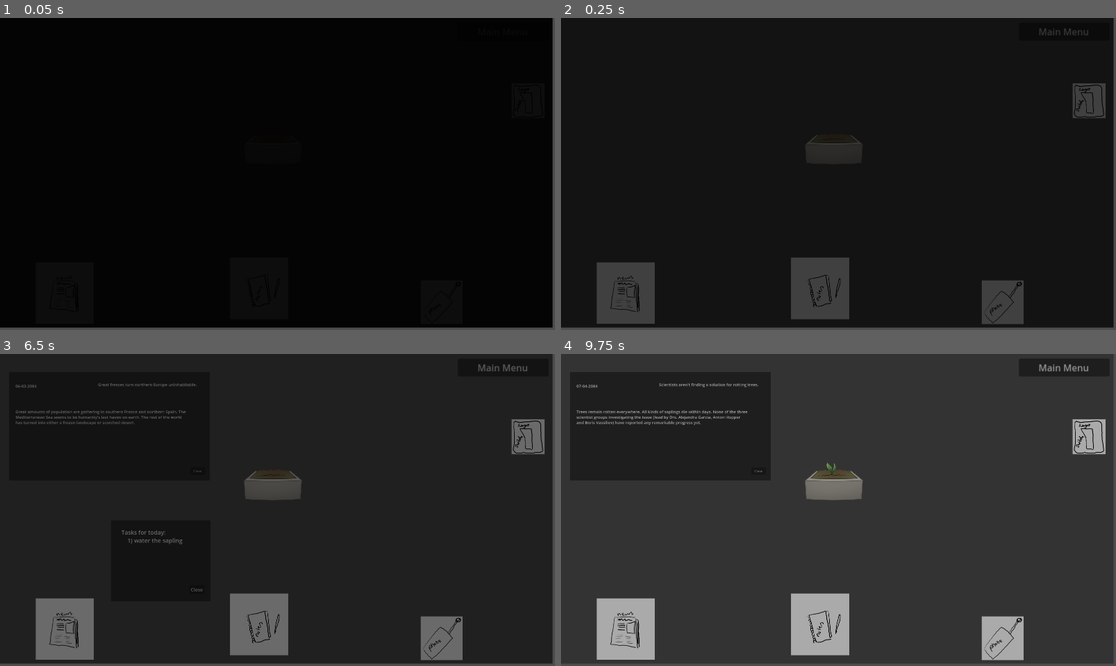
Above: before the commit, frames 1-4 (two rows, left to right).
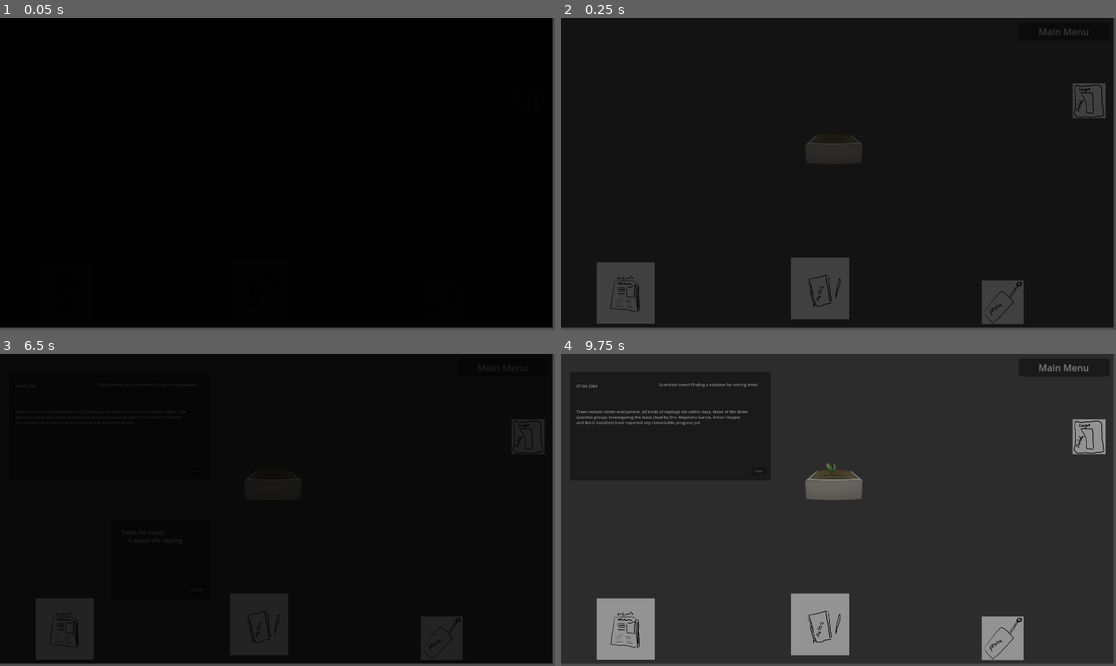
Above: after the commit, the same moments.

Repository: gringames/fem-devs-jam-24
Game: Godot game, scene res://Game/game.tscn
The game is run twice, just before and just after one commit, with the same random seed, the same clock (stepped at 60 frames per second) and the same inputs.
Inputs (mouse positions are in pixels of both pictures, inside the frame that each line leads up to):
- Up to frame 1 (0.05 s): no input
- Up to frame 2 (0.25 s): no input
- Up to frame 3 (6.5 s): click (527, 438) at 0.5 s; click (527, 438) at 1.25 s; click (527, 438) at 2 s; move the mouse to (271, 456) at 2.77 s; click (271, 456) at 2.85 s; move the mouse to (444, 637) at 3.52 s; click (444, 637) at 3.6 s; move the mouse to (260, 625) at 4.27 s; click (260, 625) at 4.35 s; tap Enter at 5 s; move the mouse to (66, 628) at 5.02 s; click (66, 628) at 5.1 s; move the mouse to (444, 556) at 5.77 s; click (444, 556) at 5.85 s
- Up to frame 4 (9.75 s): move the mouse to (672, 463) at 6.52 s; click (672, 463) at 6.6 s; move the mouse to (866, 510) at 7.27 s; click (866, 510) at 7.35 s; tap Space at 8 s; move the mouse to (755, 432) at 8.02 s; click (755, 432) at 8.1 s; move the mouse to (960, 494) at 8.77 s; click (960, 494) at 8.85 s; move the mouse to (727, 525) at 9.52 s; click (727, 525) at 9.6 s

The runs differ from the first frame. In frame 3, 7.5% of the frame differs, in the area x 2-99%, y 3-99%; in frame 4, less than 0.1%.

Commit message:
added random flickering

Diff:
--- a/femdevsjam24/Features/day_cycle/day_manager.gd
+++ b/femdevsjam24/Features/day_cycle/day_manager.gd
@@ -242,21 +242,20 @@
 func _end_day() -> void:
 	current_day += 1
 	fade.fade_to_black()
-	audioStreamPlayer.stop()
+	_stop_current_music_track()
 
 
 func _start_day() -> void:
-	audioStreamPlayer.stream = audioTrackHandler.get_track_for_day(current_day)
-	audioStreamPlayer.play()
-	fade.fade_from_black()
-
-
-func _next_day() -> void:
-	print("current day: ", current_day)
-
 	if current_day == 7:
 		_determine_ending()
 		return
+
+	play_track_for_current_day()
+	fade.fade_from_black()
+
+
+func _next_day() -> void:
+	print("current day: ", current_day)
 
 	_handle_day()
 
@@ -310,6 +309,15 @@
 	return checklist
 
 
+func _stop_current_music_track() -> void:
+	audioStreamPlayer.stop()
+
+
+func play_track_for_current_day() -> void:
+	audioStreamPlayer.stream = audioTrackHandler.get_track_for_day(current_day)
+	audioStreamPlayer.play()
+
+
 func _on_plant_clicked()  -> void:
 	has_tent_today[current_day] = true
 
--- /dev/null
+++ b/femdevsjam24/Game/flicker.gd
@@ -0,0 +1,29 @@
+extends Node2D
+class_name Flicker
+
+@export var flicker_interval_min: float = 3
+@export var flicker_interval_max: float = 8
+@export var flicker_duration: float = 0.08
+@export var flicker_speed: float = 4
+
+var fade: BlackFade
+
+
+func _ready() -> void:
+	fade = $BlackFadeCanvasLayer
+	fade.fade_speed = flicker_speed
+	await get_tree().create_timer(_get_random_in_interval()).timeout
+	_flicker()
+
+
+func _flicker() -> void:
+	fade.fade_to_black()
+	await get_tree().create_timer(flicker_duration).timeout
+	fade.fade_from_black()
+	fade.fade_from_black()
+	await get_tree().create_timer(_get_random_in_interval()).timeout
+	_flicker()
+
+
+func _get_random_in_interval() -> float:
+	return randf_range(flicker_interval_min, flicker_interval_max)
--- /dev/null
+++ b/femdevsjam24/Game/flicker.tscn
@@ -0,0 +1,9 @@
+[gd_scene load_steps=3 format=3 uid="uid://cbtxacfpixmnd"]
+
+[ext_resource type="Script" path="res://Game/flicker.gd" id="1_jn3k0"]
+[ext_resource type="PackedScene" uid="uid://cdbw55po5v68o" path="res://Game/black_fade.tscn" id="2_q02nd"]
+
+[node name="Flicker" type="Node2D"]
+script = ExtResource("1_jn3k0")
+
+[node name="BlackFadeCanvasLayer" parent="." instance=ExtResource("2_q02nd")]
--- a/femdevsjam24/Game/game.tscn
+++ b/femdevsjam24/Game/game.tscn
@@ -20,7 +20,7 @@
 [ext_resource type="AudioStream" uid="uid://8no3eo5ong1b" path="res://Music/Day 4.mp3" id="18_incir"]
 [ext_resource type="AudioStream" uid="uid://dx67jru3is7eg" path="res://Music/Day 5.mp3" id="19_viikn"]
 [ext_resource type="AudioStream" uid="uid://bn0ajnsbt53wt" path="res://Music/Day 6.mp3" id="20_6ua1p"]
-[ext_resource type="AudioStream" uid="uid://cwj5f7qirxaey" path="res://Music/Day 7.mp3" id="21_36yif"]
+[ext_resource type="PackedScene" uid="uid://cbtxacfpixmnd" path="res://Game/flicker.tscn" id="21_gp6uu"]
 
 [node name="Game" type="Node2D"]
 position = Vector2(424, 184)
@@ -81,7 +81,7 @@
 
 [node name="TrackHandler" type="Node" parent="Logic"]
 script = ExtResource("13_towrx")
-day_tracks = Array[AudioStream]([ExtResource("14_v38i1"), ExtResource("15_4c28u"), ExtResource("16_v5dcu"), ExtResource("17_p7efk"), ExtResource("18_incir"), ExtResource("19_viikn"), ExtResource("20_6ua1p"), ExtResource("21_36yif")])
+day_tracks = Array[AudioStream]([ExtResource("14_v38i1"), ExtResource("15_4c28u"), ExtResource("16_v5dcu"), ExtResource("17_p7efk"), ExtResource("18_incir"), ExtResource("19_viikn"), ExtResource("20_6ua1p")])
 
 [node name="AudioStreamPlayer" type="AudioStreamPlayer" parent="Logic"]
 
@@ -112,3 +112,5 @@
 position = Vector2(-200, 768)
 scale = Vector2(0.7, 0.7)
 article = NodePath("../NewspaperArticle")
+
+[node name="Flicker" parent="." instance=ExtResource("21_gp6uu")]
--- /dev/null
+++ b/femdevsjam24/Game/good_ending.tscn
@@ -0,0 +1,42 @@
+[gd_scene load_steps=12 format=3 uid="uid://cfnxquoiq7m18"]
+
+[ext_resource type="PackedScene" uid="uid://diix6rtcrr4eq" path="res://Features/Plant/plant.tscn" id="4_ornhl"]
+[ext_resource type="Script" path="res://Features/day_cycle/day_manager.gd" id="5_mctn6"]
+[ext_resource type="Script" path="res://Game/track_handler.gd" id="6_jilxn"]
+[ext_resource type="AudioStream" uid="uid://dq70fyd5nd11g" path="res://Music/Day 0 Soundscape Room Noise.mp3" id="7_hmjg8"]
+[ext_resource type="AudioStream" uid="uid://bj0a67o4rjsc2" path="res://Music/Day 1.mp3" id="8_ssdot"]
+[ext_resource type="AudioStream" uid="uid://bol3jdg14n2wb" path="res://Music/Day 2.mp3" id="9_pmb28"]
+[ext_resource type="AudioStream" uid="uid://cor5mr8clajun" path="res://Music/Day 3.mp3" id="10_cnopy"]
+[ext_resource type="AudioStream" uid="uid://8no3eo5ong1b" path="res://Music/Day 4.mp3" id="11_ci6r5"]
+[ext_resource type="AudioStream" uid="uid://dx67jru3is7eg" path="res://Music/Day 5.mp3" id="12_axph4"]
+[ext_resource type="AudioStream" uid="uid://bn0ajnsbt53wt" path="res://Music/Day 6.mp3" id="13_v7lk8"]
+[ext_resource type="PackedScene" uid="uid://cdbw55po5v68o" path="res://Game/black_fade.tscn" id="14_a0mqq"]
+
+[node name="GoodEnding" type="Node2D"]
+position = Vector2(424, 184)
+
+[node name="Plant" parent="." instance=ExtResource("4_ornhl")]
+position = Vector2(520, 176)
+scale = Vector2(4, 4)
+
+[node name="Logic" type="Node" parent="."]
+
+[node name="DayManager" type="Node" parent="Logic" node_paths=PackedStringArray("next_day_button", "phone_call_text_box", "task_list", "newspaper", "plant", "fade", "audioStreamPlayer", "audioTrackHandler")]
+script = ExtResource("5_mctn6")
+next_day_button = NodePath("")
+phone_call_text_box = NodePath("")
+task_list = NodePath("")
+newspaper = NodePath("")
+plant = NodePath("../../Plant")
+fade = NodePath("../BlackFadeCanvasLayer")
+audioStreamPlayer = NodePath("../AudioStreamPlayer")
+audioTrackHandler = NodePath("../TrackHandler")
+
+[node name="TrackHandler" type="Node" parent="Logic"]
+script = ExtResource("6_jilxn")
+day_tracks = Array[AudioStream]([ExtResource("7_hmjg8"), ExtResource("8_ssdot"), ExtResource("9_pmb28"), ExtResource("10_cnopy"), ExtResource("11_ci6r5"), ExtResource("12_axph4"), ExtResource("13_v7lk8")])
+
+[node name="AudioStreamPlayer" type="AudioStreamPlayer" parent="Logic"]
+
+[node name="BlackFadeCanvasLayer" parent="Logic" instance=ExtResource("14_a0mqq")]
+fade_speed = 1.0
--- a/femdevsjam24/menus/main_menu.tscn
+++ b/femdevsjam24/menus/main_menu.tscn
@@ -8,6 +8,7 @@
 [ext_resource type="Script" path="res://menus/fade_to_game.gd" id="4_yqeo2"]
 [ext_resource type="PackedScene" uid="uid://cdbw55po5v68o" path="res://Game/black_fade.tscn" id="5_wm6mt"]
 [ext_resource type="AudioStream" uid="uid://dq70fyd5nd11g" path="res://Music/Day 0 Soundscape Room Noise.mp3" id="7_ewkgf"]
+[ext_resource type="PackedScene" uid="uid://cbtxacfpixmnd" path="res://Game/flicker.tscn" id="9_tphpq"]
 
 [node name="Node2D" type="Node2D"]
 script = ExtResource("1_t0b0h")
@@ -84,3 +85,5 @@
 [node name="AudioStreamPlayer" type="AudioStreamPlayer" parent="."]
 stream = ExtResource("7_ewkgf")
 autoplay = true
+
+[node name="Flicker" parent="." instance=ExtResource("9_tphpq")]
Not shown: 1 places in femdevsjam24/menus/main_menu.tscn that only renumber resources
